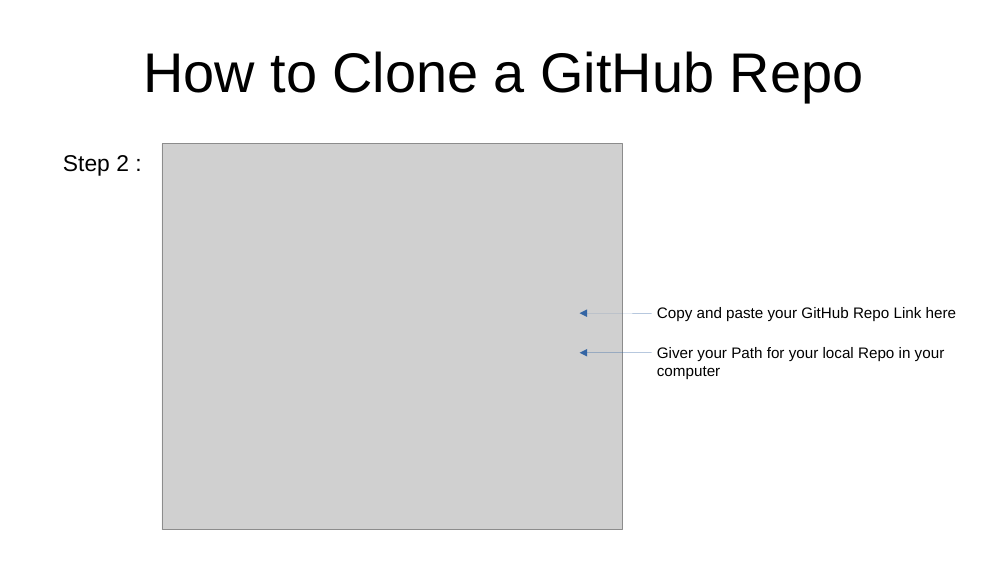
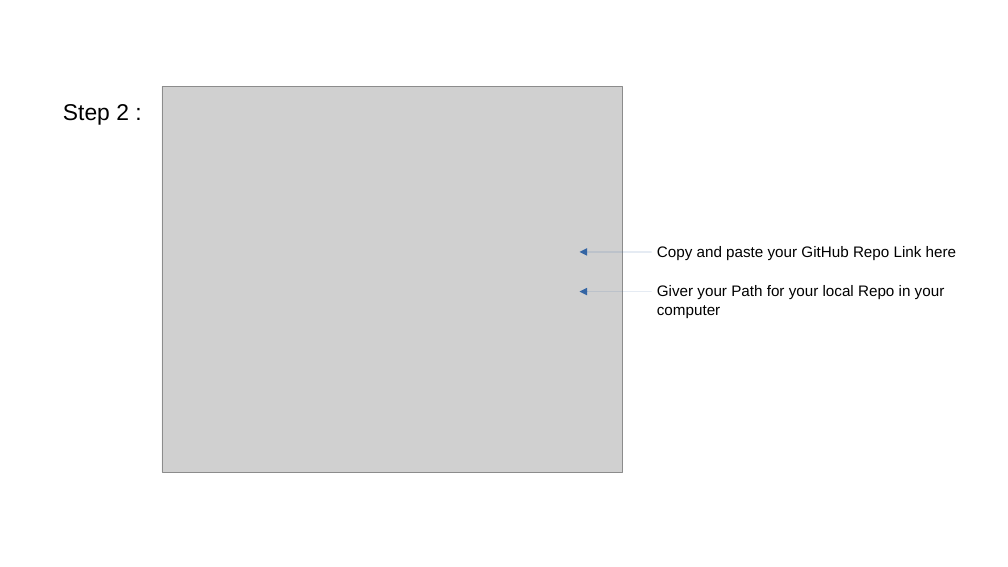
Before and after one commit to anubhavAnora/presentation, a slide deck: slide 12 of Presentation.odp (slide 10 before the commit). Drawn at 1008x567 pixels with LibreOffice and Linux fonts; fonts in the diff are those of the drawing; grey boxes stand for pictures. Boxes give left, top, right and bottom in pixels: in the first picture for what was removed or moved away, otherwise in the second. Text is boxed around its words. In the diff, an @@ line names an element or a change of style, - is before the commit and + after.

```diff
--- a/Presentation.odp
+++ b/Presentation.odp
@@ title removed at [143,51,864,102] @@
-How to Clone a GitHub Repo
@@ text "Step 2 :": place and size @@
-text "Step 2 :" at [63,155,129,176]
+text "Step 2 :" at [63,104,129,125]
@@ arrow moved from (580, 353) - (652, 353) to (580, 252) - (652, 252) @@
@@ arrow moved from (580, 314) - (652, 314) to (580, 292) - (652, 292) @@
@@ 2 texts, 1 picture: place and size @@
-2 texts, 1 picture at [162,144,956,530]
+2 texts, 1 picture at [162,86,956,472]
```
Also in this commit, not shown: 3 other slides changed, 3 slides added, 3 slides removed.
